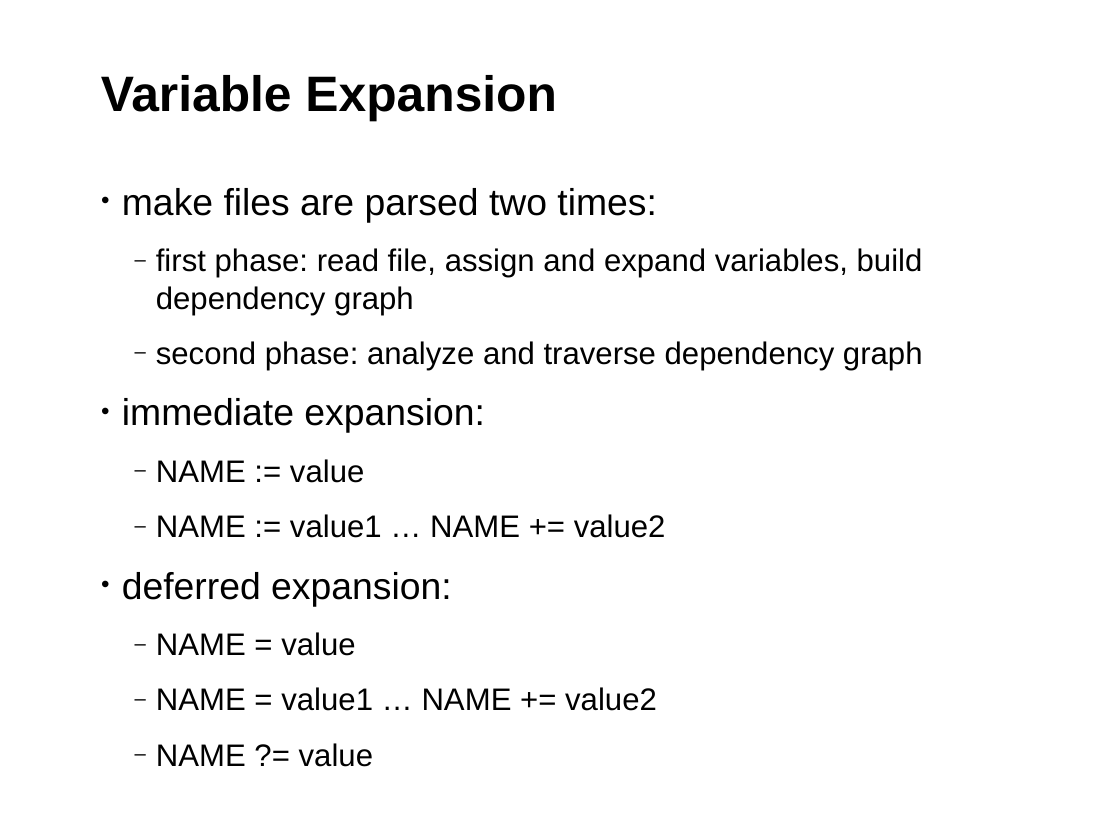
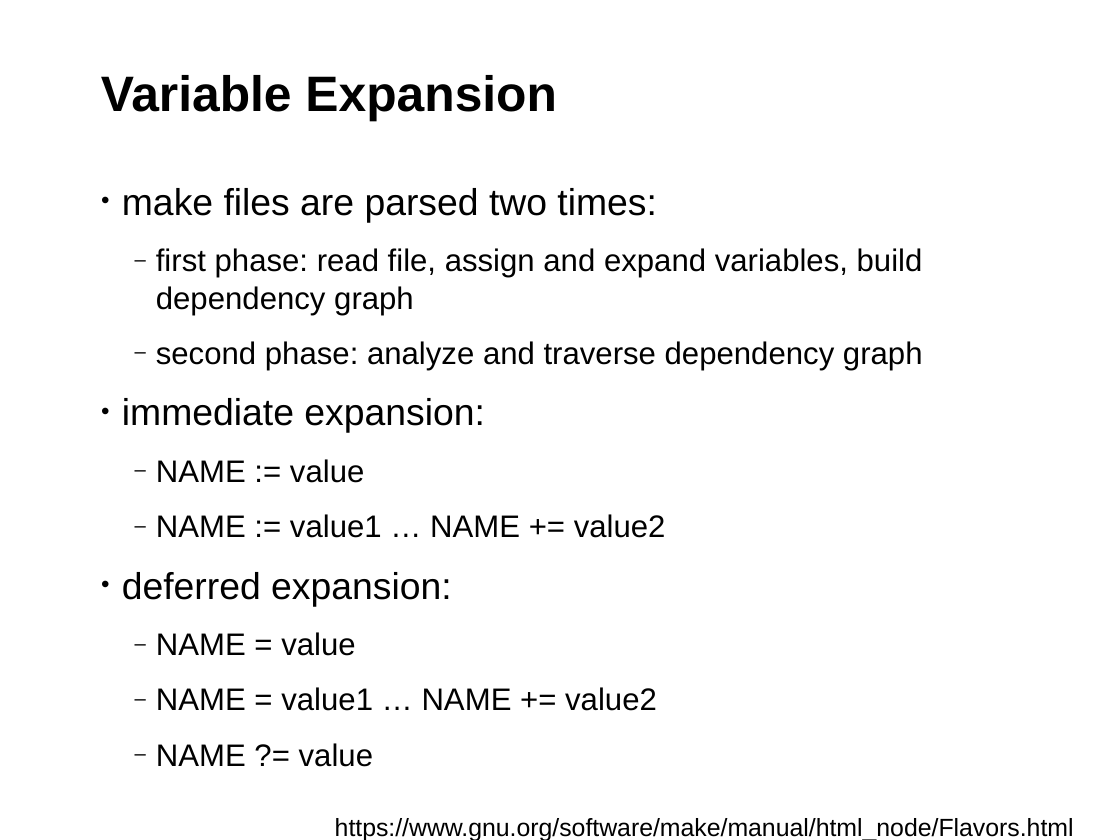
Before and after one commit to fsundermeyer/GNU_make_workshop, a slide deck: slide 13 of GNU_make_03_2015.odp. Drawn at 1120x840 pixels with LibreOffice and Linux fonts; fonts in the diff are those of the drawing; background and template pictures are left out. Boxes give left, top, right and bottom in pixels: in the first picture for what was removed or moved away, otherwise in the second. Text is boxed around its words. In the diff, an @@ line names an element or a change of style, - is before the commit and + after.

```diff
--- a/GNU_make_03_2015.odp
+++ b/GNU_make_03_2015.odp
@@ text added at bbox=[335, 818, 1074, 840], 16 pt, text #000000 @@
+https://www.gnu.org/software/make/manual/html_node/Flavors.html
```
Also in this commit, not shown: 10 other slides changed, 13 slides added, 1 other file.
